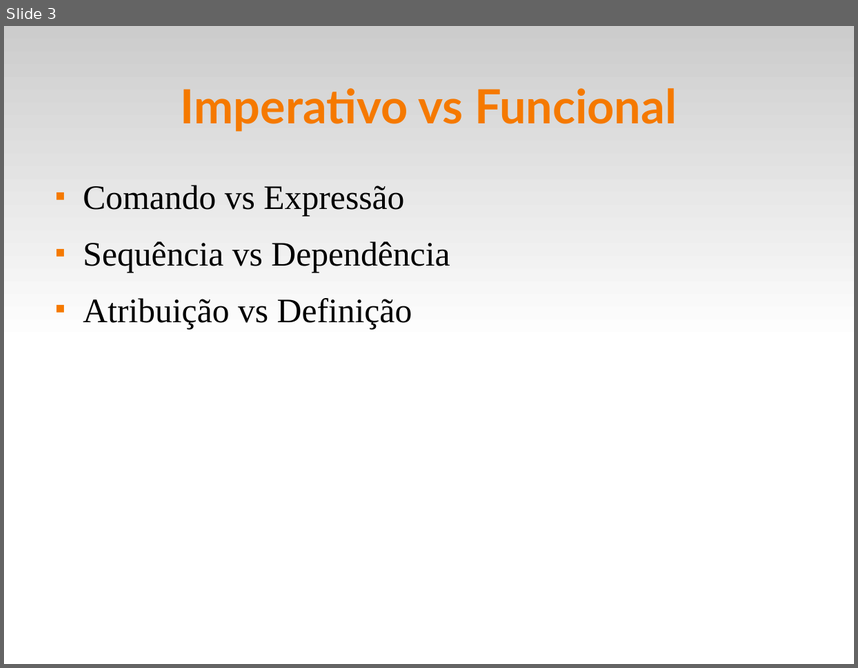
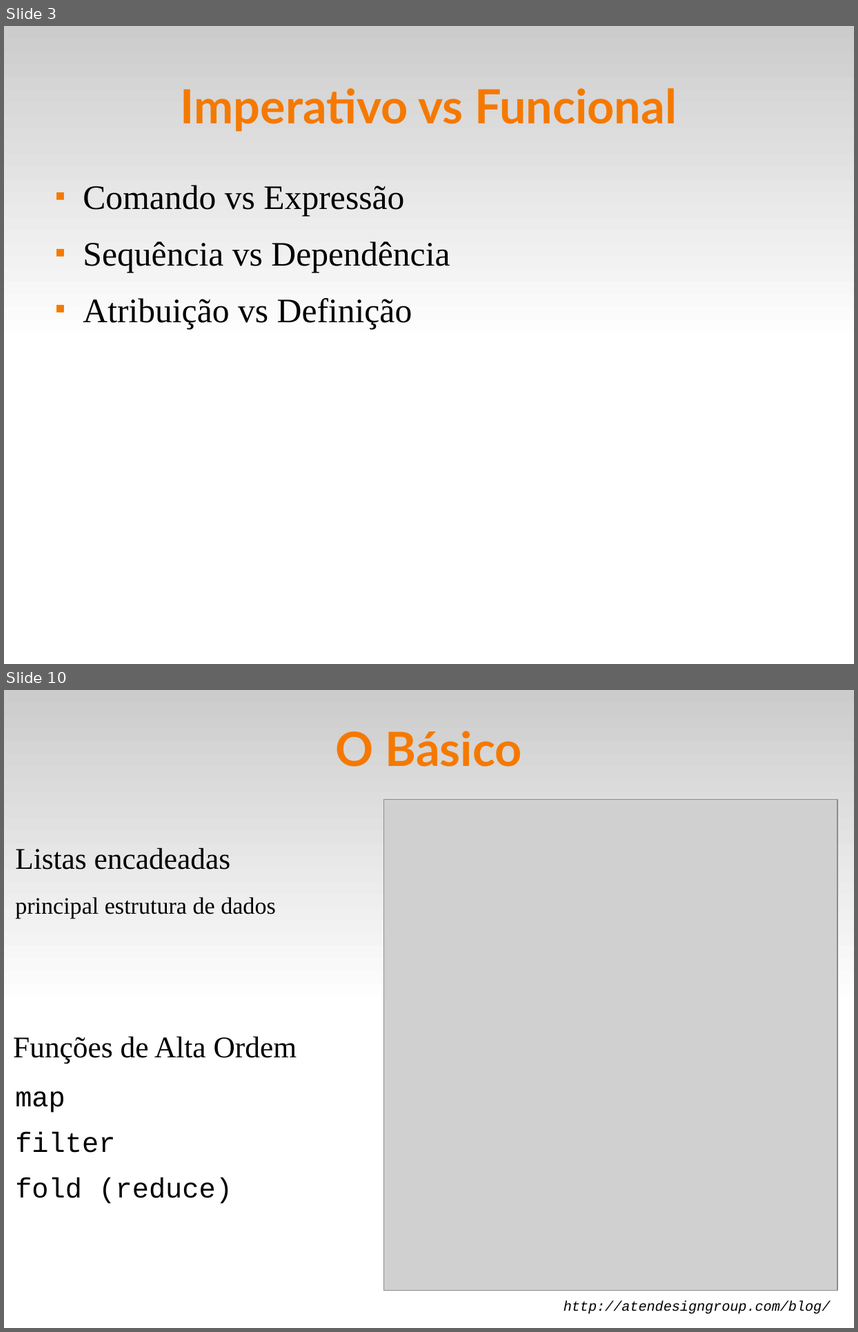
Before and after one commit to fsantanna-uerj/EDL, a slide deck: slides/edl-10-fun.odp. Shown one above the other, each under a label of ours: slide 3 before the commit, slides 3 and 10 after it; the slides between them are not shown. The pictures are 858x668 and 858x1332 pixels, drawn with LibreOffice and Linux fonts; fonts in the diff are those of the drawing; grey boxes stand for pictures. Boxes give left, top, right and bottom in pixels: in the first picture for what was removed or moved away, otherwise in the second. Text is boxed around its words. In the diff, an @@ line names an element or a change of style, - is before the commit and + after.

```diff
--- a/slides/edl-10-fun.odp
+++ b/slides/edl-10-fun.odp
@@ slide 10 added at [4, 690, 854, 1328], background #FFFFFF; not listed: 1 template element that a slide beside it also shows @@
@@ title added at [336, 731, 522, 767], 44 pt, text #F57900, bold @@
+O Básico
@@ picture added at [384, 800, 839, 1290] @@
@@ text added at [13, 848, 297, 1203], 28 pt, text #000000 @@
+■ Listas encadeadas
+  ■ principal estrutura de dados
+■ Funções de Alta Ordem
+  ■ map
+  ■ filter
+  ■ fold (reduce)
@@ text added at [564, 1301, 831, 1314], 13 pt, text #000000, italic @@
+http://atendesigngroup.com/blog/
```
Also in this commit, not shown: 7 slides changed, 15 other slides added, 2 slides removed, 5 other files.
